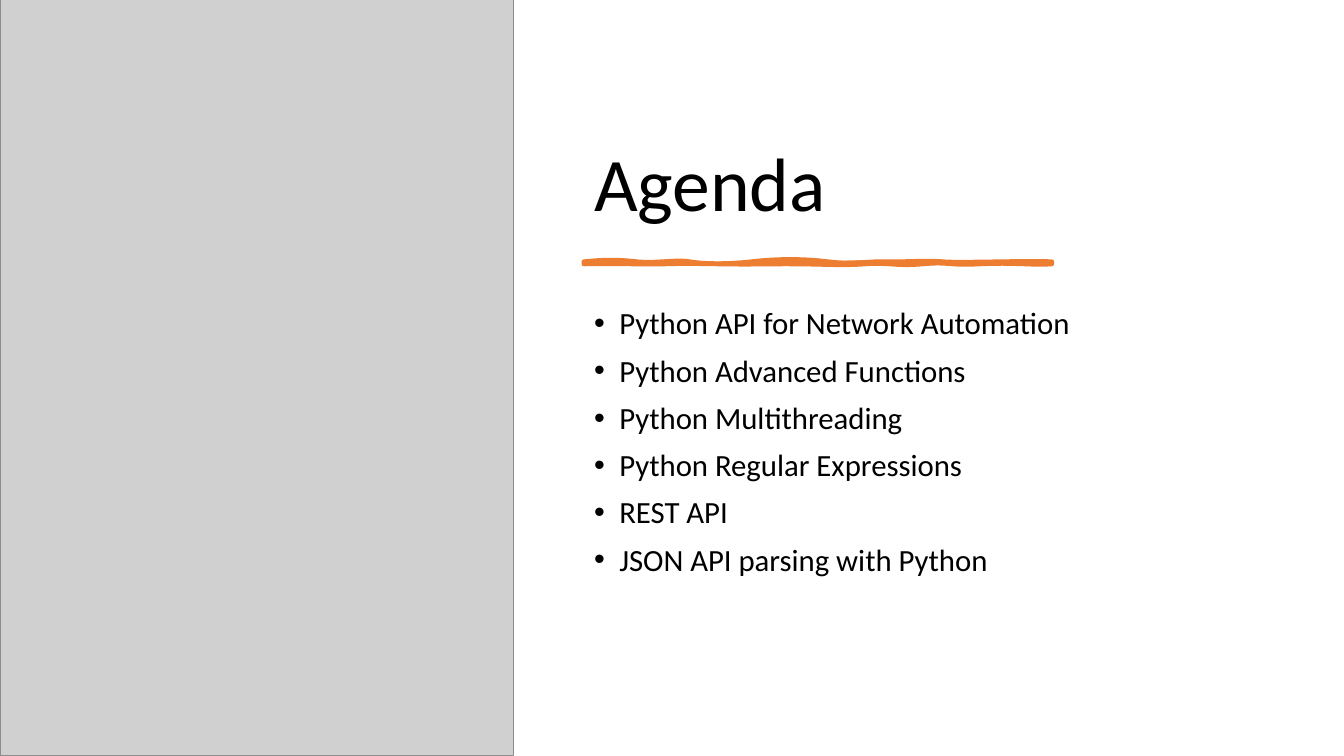
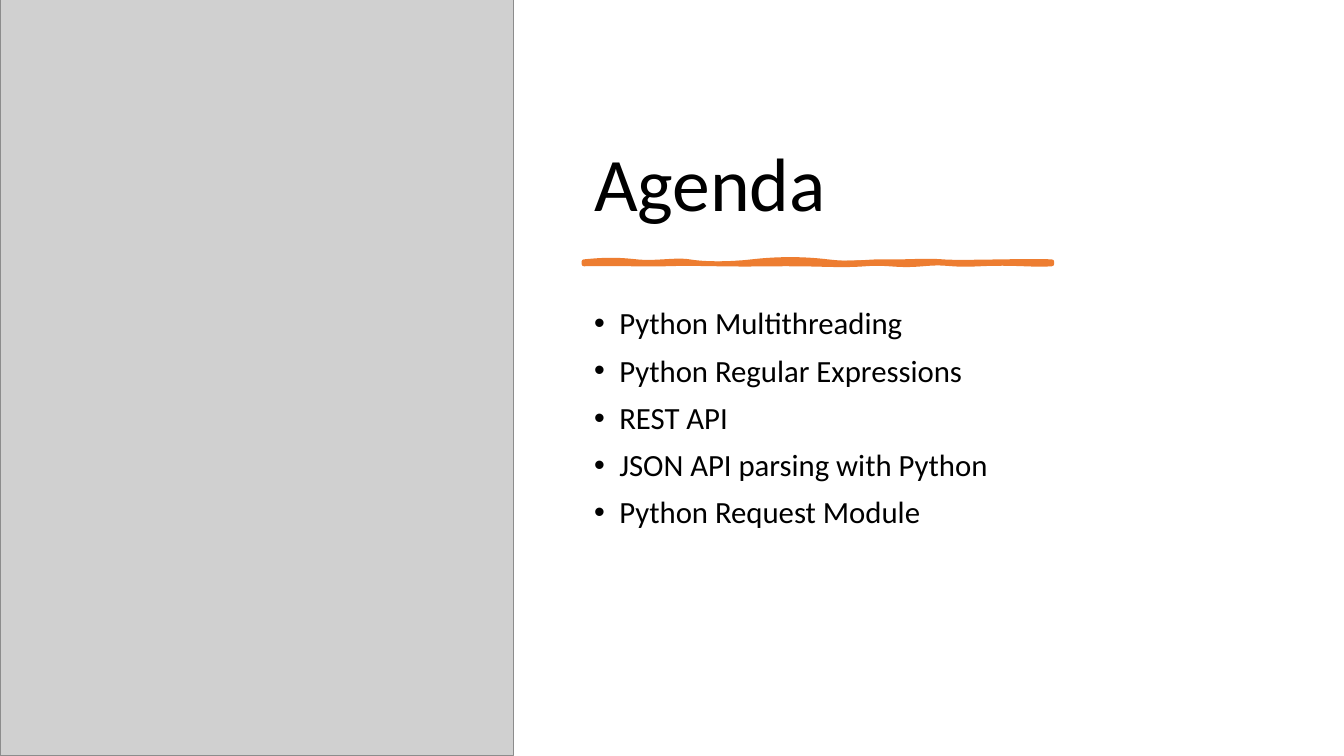
Before and after one commit to imcuteani/Python-Scripting, a slide deck: slide 2 of Slides/Day-7/Python Scripting for Networking - Day 7.pptx. Drawn at 1344x756 pixels with LibreOffice and Linux fonts; fonts in the diff are those of the drawing; grey boxes stand for pictures. Boxes give left, top, right and bottom in pixels: in the first picture for what was removed or moved away, otherwise in the second. Text is boxed around its words. In the diff, an @@ line names an element or a change of style, - is before the commit and + after.

```diff
--- a/Slides/Day-7/Python Scripting for Networking - Day 7.pptx
+++ b/Slides/Day-7/Python Scripting for Networking - Day 7.pptx
@@ text at (x1=619, y1=312, x2=1070, y2=387): paragraphs removed @@
-• Python API for Network Automation
-• Python Advanced Functions
@@ text at (x1=619, y1=501, x2=920, y2=528): paragraph added @@
+• Python Request Module
```
Also in this commit, not shown: 4 other files.
